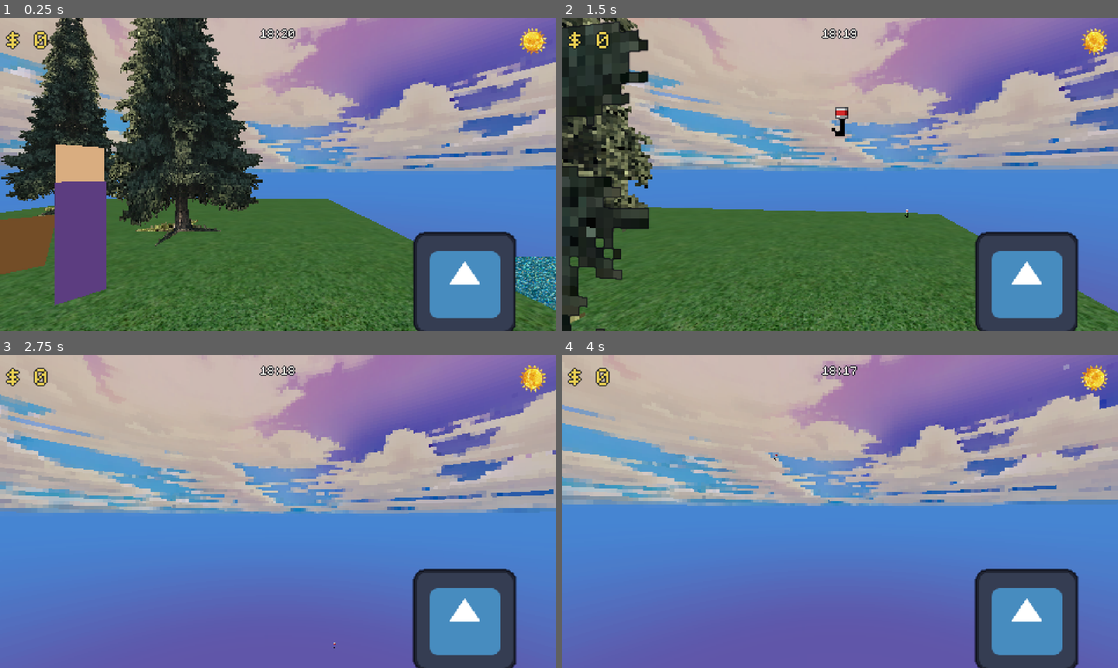
Above: before the commit, frames 1-4 (two rows, left to right).
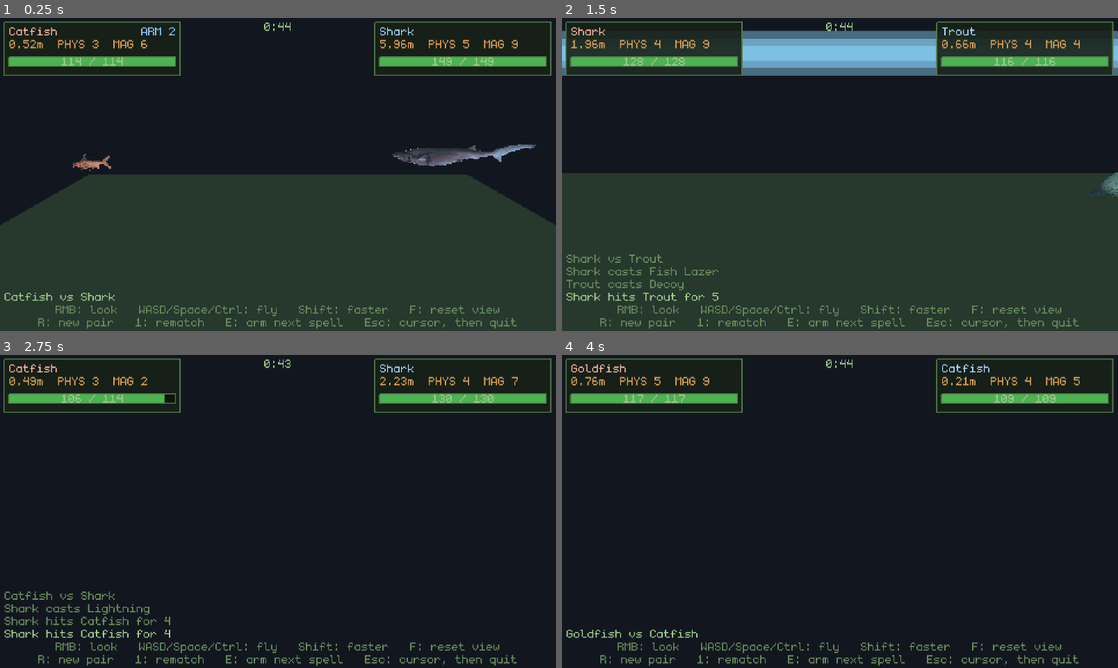
Above: after the commit, the same moments.

Repository: poissew/fishing-game
Game: Godot game, scene res://dev/TestArena.tscn
The game is run twice, just before and just after one commit, with the same random seed, the same clock (stepped at 60 frames per second) and the same inputs. Before the commit the project starts from res://main.tscn. The engine's default icon, where the game draws it, is replaced by a stand-in: a white triangle on a blue panel in a dark square.
Inputs (mouse positions are in pixels of both pictures, inside the frame that each line leads up to):
- Up to frame 1 (0.25 s): no input
- Up to frame 2 (1.5 s): tap Enter (ui_accept) at 0.5, 0.77 s; move the mouse to (867, 174) at 0.52 s; hold E (interact) 0.53-1.28 s; hold W (forward) from 0.53 s (still down); click (867, 174) at 0.67 s; move the mouse to (812, 174) at 1.27 s; click (812, 174) at 1.35 s
- Up to frame 3 (2.75 s): keep holding W (forward); tap Enter (ui_accept) at 1.52 s; move the mouse to (289, 505) at 2.02 s; tap Space at 2.1 s
- Up to frame 4 (4 s): keep holding W (forward); move the mouse to (834, 517) at 2.77 s; tap Ctrl at 2.85 s; click (834, 517) at 2.92 s; tap Enter (ui_accept) at 3.02, 3.77 s; move the mouse to (878, 514) at 3.52 s; hold Shift from 3.53 s (still down)

The runs differ from the first frame. In frame 1, 88% of the frame differs, in the area x 0-100%, y 0-100%; in frame 2, 93%; in frame 3, 99%; in frame 4, 99%.

Commit message:
release: fish battler indev-0.1

Diff:
--- a/dev/TestArena.tscn
+++ b/dev/TestArena.tscn
@@ -3,6 +3,7 @@
 [ext_resource type="Script" uid="uid://bj3gw73dvwv7c" path="res://dev/test_arena.gd" id="1_arena"]
 [ext_resource type="Script" uid="uid://qorl8wl67hde" path="res://dev/arena_hud.gd" id="2_hud"]
 [ext_resource type="Script" uid="uid://cuu7tmxyjvlj" path="res://dev/free_camera.gd" id="3_cam"]
+[ext_resource type="AudioStream" uid="uid://det4ytfdq3vfu" path="res://audio/mus/dev/cantina.wav" id="4_x2viy"]
 
 [sub_resource type="Environment" id="Environment_arena"]
 background_mode = 1
@@ -90,3 +91,9 @@
 grow_vertical = 2
 mouse_filter = 2
 script = ExtResource("2_hud")
+
+[node name="AudioStreamPlayer" type="AudioStreamPlayer" parent="pixel/SubViewport" unique_id=1782053513]
+stream = ExtResource("4_x2viy")
+volume_db = -6.386
+autoplay = true
+bus = &"Music"
--- a/project.godot
+++ b/project.godot
@@ -11,7 +11,7 @@
 [application]
 
 config/name="fishing-game"
-run/main_scene="uid://crf5qhlis35is"
+run/main_scene="uid://dp6ot5rec32nh"
 config/features=PackedStringArray("4.7", "GL Compatibility")
 config/icon="res://icon.svg"
 
Not shown, added: audio/mus/dev/cantina.wav.import
Not shown, added: audio/mus/dev/cantina.wav
